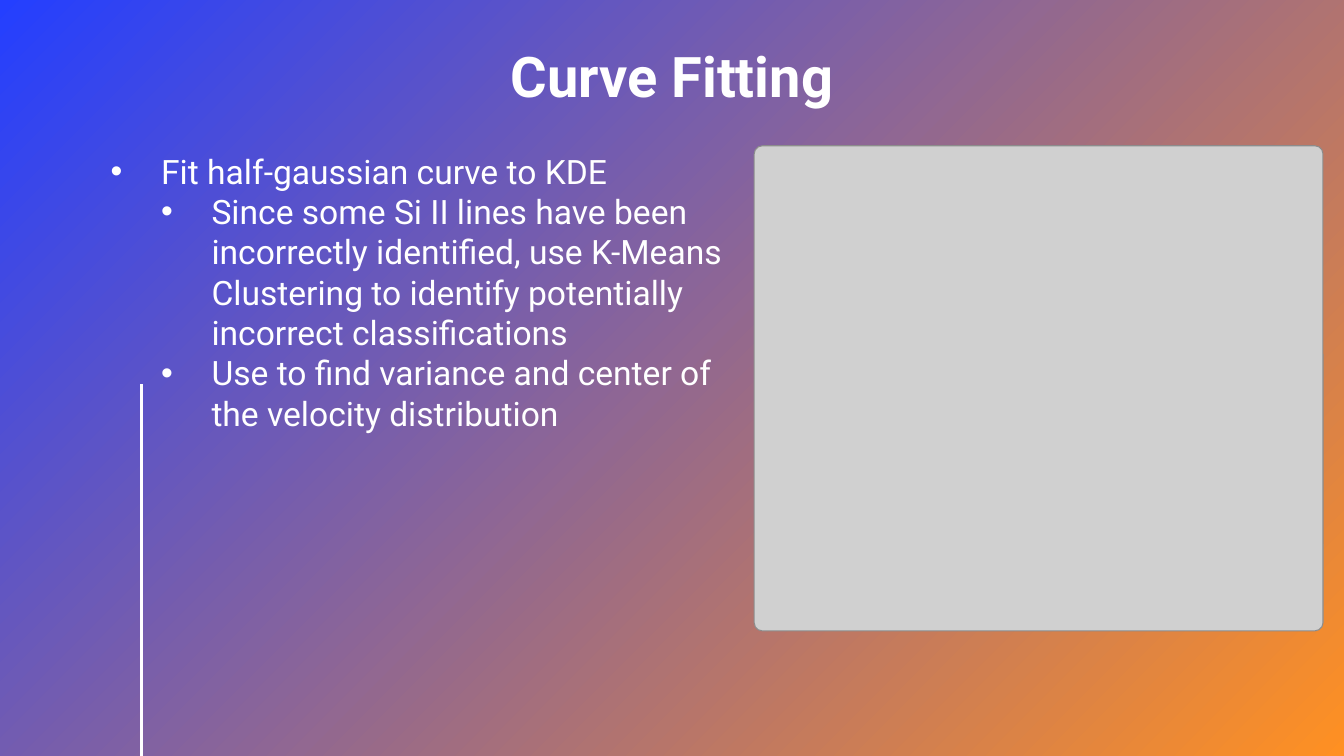
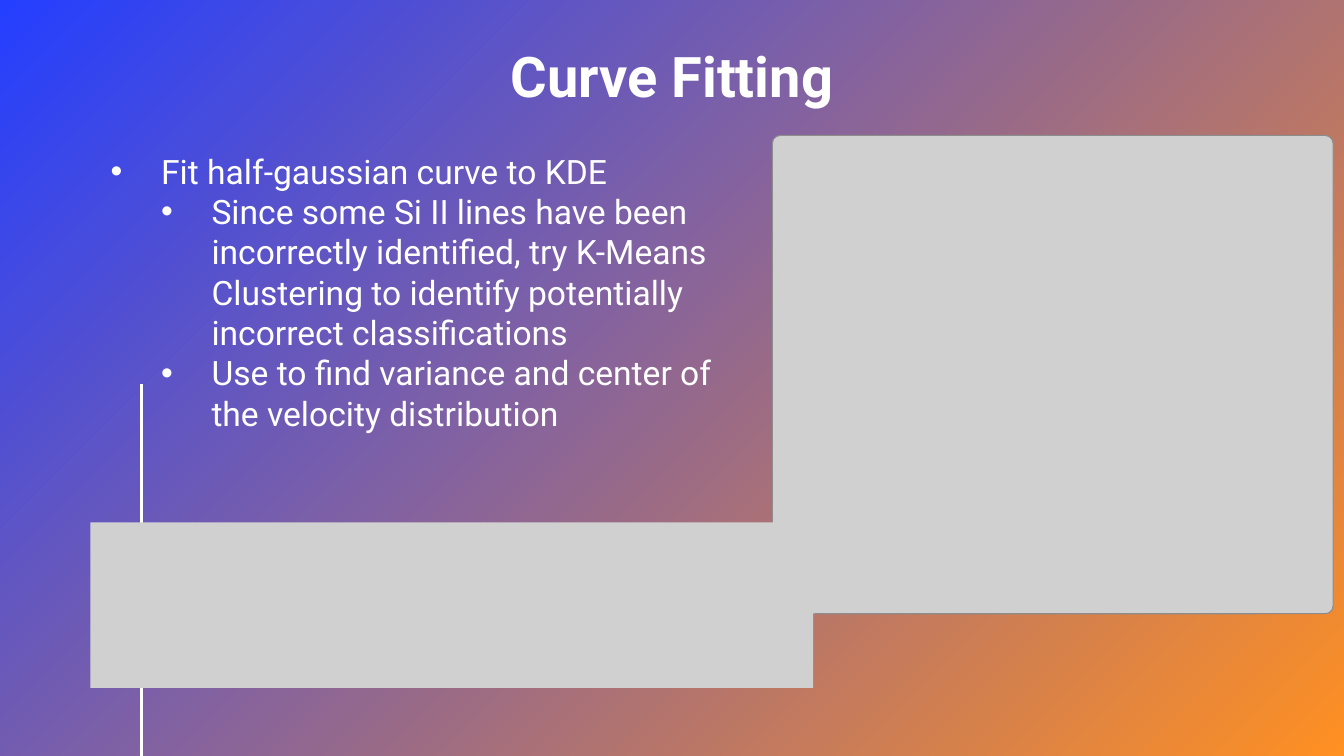
Before and after one commit to tobyheller-ucsd/SNIaEjectaVelocityAnalysis, a slide deck: slide 12 of Similarity in Ejecta Velocity Of Type Ia Supernovae.pptx. Drawn at 1344x756 pixels with LibreOffice and Linux fonts; fonts in the diff are those of the drawing; grey boxes stand for pictures. Boxes give left, top, right and bottom in pixels: in the first picture for what was removed or moved away, otherwise in the second. Text is boxed around its words. In the diff, an @@ line names an element or a change of style, - is before the commit and + after.

Commit message:
So many last minute changes...

```diff
--- a/Similarity in Ejecta Velocity Of Type Ia Supernovae.pptx
+++ b/Similarity in Ejecta Velocity Of Type Ia Supernovae.pptx
@@ picture: place and size @@
-picture at bbox=[754, 146, 1323, 631]
+picture at bbox=[772, 135, 1333, 614]
@@ text at bbox=[212, 199, 707, 346]: text changed @@
-  • Since some Si II lines have been incorrectly identified, use K-Means Clustering to identify potentially incorrect classifications
+  • Since some Si II lines have been incorrectly identified, try K-Means Clustering to identify potentially incorrect classifications
@@ picture added at bbox=[91, 522, 814, 688] @@
```
